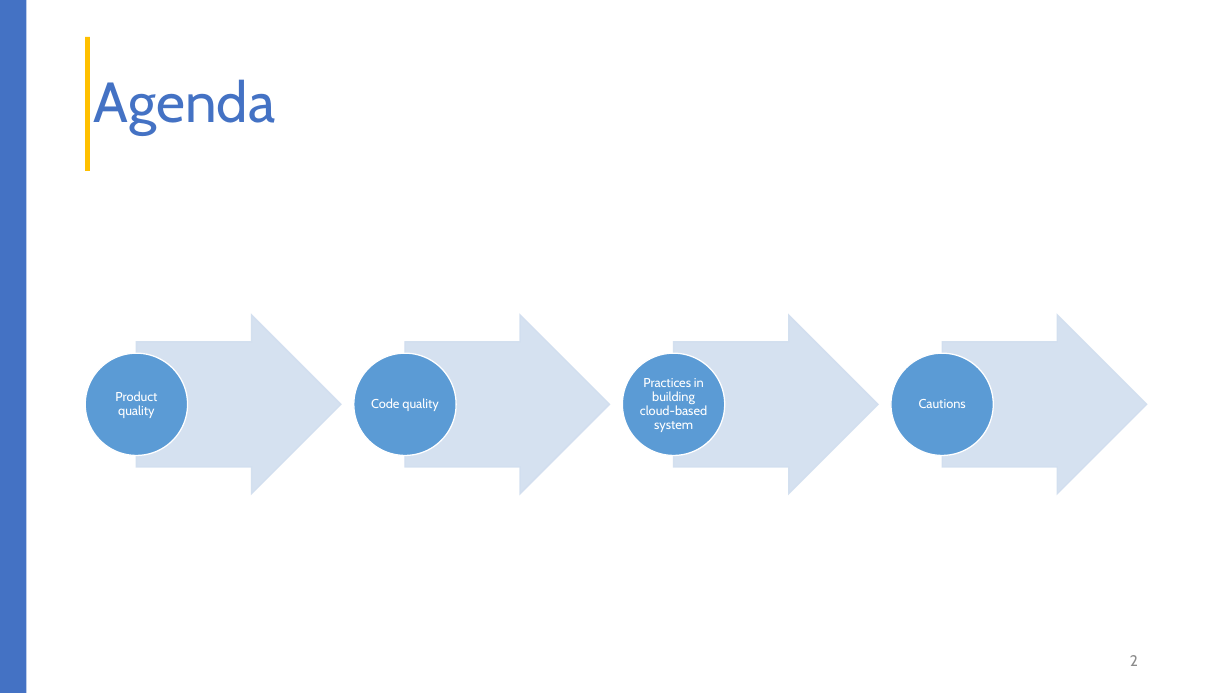
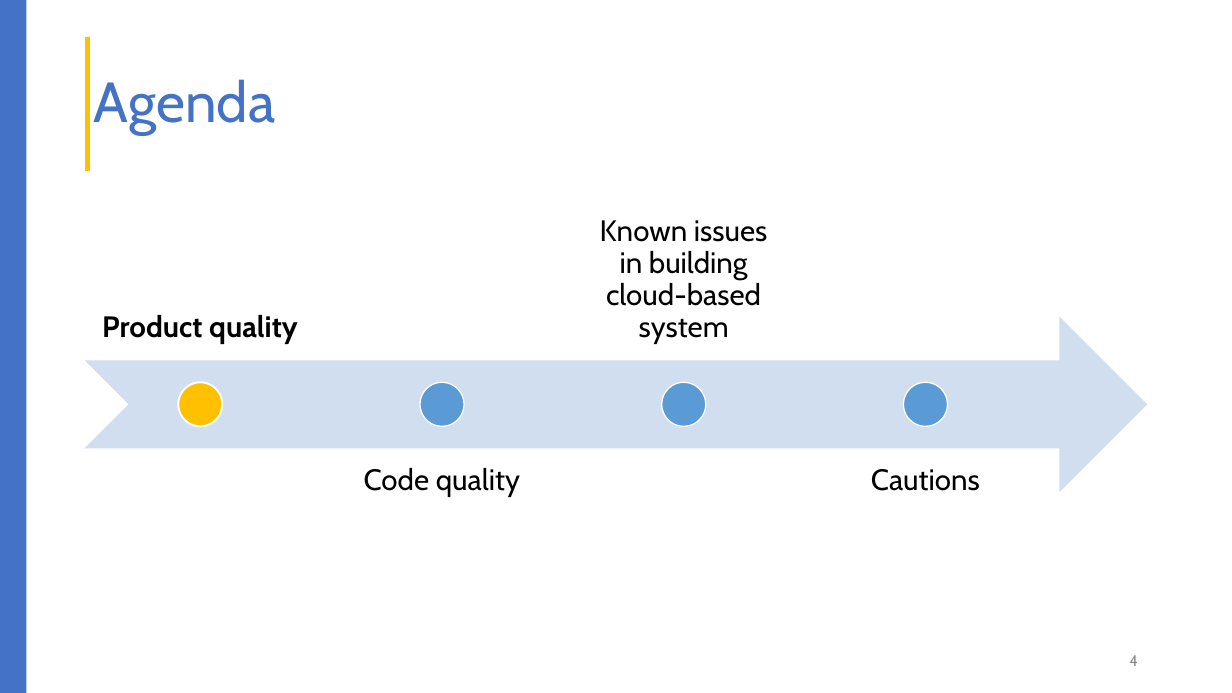
Before and after one commit to liepnguyen/Planru, a slide deck: slide 4 of Documents/Lessons Learned From Agile Quality Assurance In Scrum.pptx (slide 2 before the commit). Drawn at 1232x693 pixels with LibreOffice and Linux fonts; fonts in the diff are those of the drawing. Boxes give left, top, right and bottom in pixels: in the first picture for what was removed or moved away, otherwise in the second. Text is boxed around its words. In the diff, an @@ line names an element or a change of style, - is before the commit and + after.

```diff
--- a/Documents/Lessons Learned From Agile Quality Assurance In Scrum.pptx
+++ b/Documents/Lessons Learned From Agile Quality Assurance In Scrum.pptx
@@ text "Product quality": place and size @@
-text "Product quality" at bbox=[115, 391, 157, 418]
+text "Product quality" at bbox=[102, 315, 298, 344]
@@ text "Product quality" at bbox=[102, 315, 298, 344]: size 10 to 23 pt, text colour #FFFFFF to #000000, bold on; more space between paragraphs; vertical alignment middle to bottom @@
@@ text "Known issues in building cloud-based ..." at bbox=[600, 220, 767, 344]: vertical alignment middle to bottom @@
@@ text at bbox=[600, 220, 767, 344]: text changed; size 10 to 23 pt; text colour #FFFFFF to #000000 @@
-Practices in building cloud-based system
+Known issues in building cloud-based system
@@ notched right arrow added at bbox=[85, 316, 1148, 492], fill #D2DEEF @@
@@ group removed at bbox=[85, 315, 1147, 494]: 4 right arrows, 1 ellipse @@
@@ ellipse added at bbox=[178, 383, 223, 427], fill #FFC000, outline #FFFFFF 1.5 pt @@
@@ ellipse: place and size @@
-ellipse at bbox=[354, 353, 457, 456]
+ellipse at bbox=[421, 383, 465, 427]
@@ ellipse: place and size @@
-ellipse at bbox=[623, 353, 726, 456]
+ellipse at bbox=[662, 383, 706, 427]
@@ ellipse: place and size @@
-ellipse at bbox=[891, 353, 994, 456]
+ellipse at bbox=[904, 383, 948, 427]
@@ text "Code quality" at bbox=[364, 468, 520, 497]: size 10 to 23 pt, text colour #FFFFFF to #000000; more space between paragraphs; vertical alignment middle to top @@
@@ text "Code quality": place and size @@
-text "Code quality" at bbox=[371, 398, 439, 411]
+text "Code quality" at bbox=[364, 468, 520, 497]
@@ text "Cautions": place and size @@
-text "Cautions" at bbox=[919, 399, 966, 408]
+text "Cautions" at bbox=[871, 469, 980, 491]
@@ text "Cautions" at bbox=[871, 469, 980, 491]: size 10 to 23 pt, text colour #FFFFFF to #000000; more space between paragraphs; vertical alignment middle to top @@
@@ page number at bbox=[1129, 655, 1138, 666]: text changed @@
-2
+4
```
Also in this commit, not shown: 8 other slides changed, 9 slides added, 3 slides removed.
